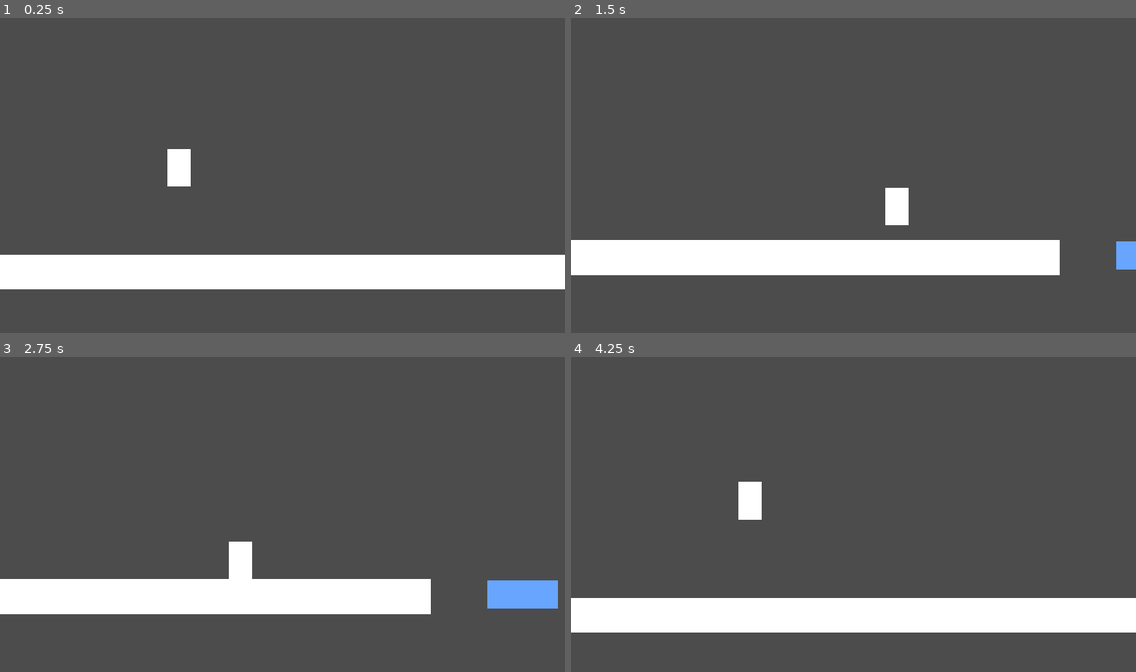
Above: before the commit, frames 1-4 (two rows, left to right).
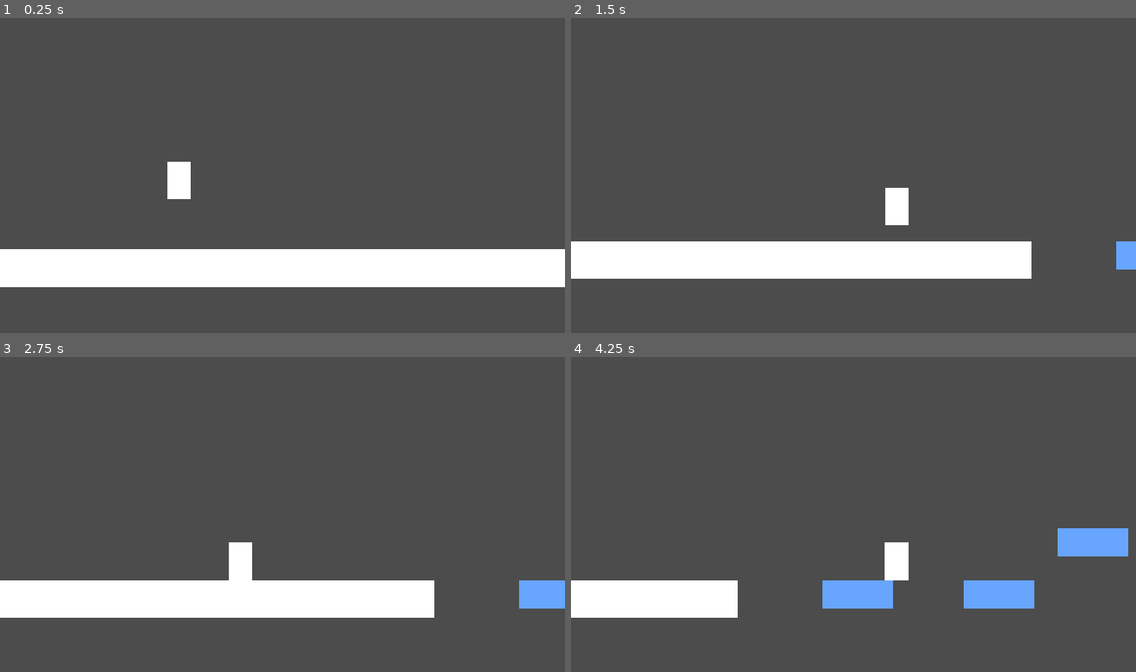
Above: after the commit, the same moments.

Repository: pigdevstudio/kitchen-tales
Game: Godot game, scene res://levels/Playground.tscn
The game is run twice, just before and just after one commit, with the same random seed, the same clock (stepped at 60 frames per second) and the same inputs.
Inputs:
- Up to frame 1 (0.25 s): no input
- Up to frame 2 (1.5 s): hold D (walk_right) from 0.53 s (still down); tap Shift (dash) at 0.6 s; tap Space (jump) at 0.77, 0.8, 1.07, 1.35 s
- Up to frame 3 (2.75 s): tap Space (jump) at 1.52, 1.82, 2.3 s; tap Shift (dash) at 1.55, 2.1 s; release D (walk_right) at 2.03 s; hold A (walk_left) from 2.03 s (still down)
- Up to frame 4 (4.25 s): release A (walk_left) at 2.78 s; hold D (walk_right) from 2.78 s (still down); tap Shift (dash) at 2.85 s; tap Space (jump) at 3.02, 3.32, 3.6, 3.77, 4.07 s

The runs differ from the first frame. In frame 1, 2.8% of the frame differs, in the area x 0-100%, y 41-87%; in frame 2, 1.8%; in frame 3, 1.9%; in frame 4, 14%, in the area x 0-100%, y 39-88%.

Commit message:
Fix gravity strength, dash behavior, add ability for directional walk/dash and improve PlatformPhysics (#14)
* Fix typo and add ability to enable or disable air-dash

* Update dash to prevent vertical movement when dashing

* Update gravity and jump strength and

* Add signals to communicate deplete and replenish of available jumps

Connect said signals to Dash to prevent the character from dashing if it doesn't have available jumps, i.e. character cannot dash after double jump

* Add ability to perform infinite jumps on Jump by setting max jumps to -1

* Fix Ground Geometry2D shape to snap to the 8px grid

* Fix Dash and Air-Dash not finishing when colliding with walls

* Add apply() to PlatformPhysics to allow proper polymorphism

* Add ability to enable or disable PlatformPhysics using a config bool

* Add ability to pass Vectors to Walk movement_direction

* Update Dash to have independent conditions check

Make the code more readable and allow for decoupled conditions, might be interesting in the future

* Update ActionBus.handle_walk to threat the input direction instead of filter it

Diff:
--- a/source/actors/ActionBus.gd
+++ b/source/actors/ActionBus.gd
@@ -45,17 +45,23 @@
 
 
 func handle_walk_action(event):
+	var direction = Vector2.ZERO
 	if event.is_action_pressed(walk_left):
-		emit_signal("walk_pressed", -1)
+		direction = Vector2.LEFT
 	elif event.is_action_pressed(walk_right):
-		emit_signal("walk_pressed", 1)
+		direction = Vector2.RIGHT
 	elif event.is_action_released(walk_left):
 		if not Input.is_action_pressed(walk_right):
-			emit_signal("walk_released")
+			direction = Vector2.ZERO
 		else:
-			emit_signal("walk_pressed", 1)
+			direction = Vector2.RIGHT
 	elif event.is_action_released(walk_right):
 		if not Input.is_action_pressed(walk_left):
-			emit_signal("walk_released")
+			direction = Vector2.ZERO
 		else:
-			emit_signal("walk_pressed", -1)
+			direction = Vector2.LEFT
+
+	if direction.length() > 0.0:
+		emit_signal("walk_pressed", direction)
+	else:
+		emit_signal("walk_released")
--- a/source/actors/Dash.gd
+++ b/source/actors/Dash.gd
@@ -1,21 +1,51 @@
 extends "res://actors/Walk.gd"
 
+signal started
 signal finished
 
 export (float) var distance = 300.0
+export (bool) var air_dash = true setget set_air_dash
 
 var initial_position = Vector2(0, 0)
 
+func _physics_process(delta):
+	apply()
 
-func _physics_process(delta):
-	if plaform_actor.is_on_floor():
-		if (initial_position.distance_to(plaform_actor.position)
-				> distance):
-			emit_signal("finished")
-			set_physics_process(false)
+
+func apply():
+	platform_actor.velocity.x = movement_direction.x * speed
+	platform_actor.velocity.y = movement_direction.y * speed
+
+	check_distance()
+	check_walls()
+
+
+func check_distance():
+	if (initial_position.distance_to(platform_actor.position)
+			> distance):
+		stop()
+
+
+func check_walls():
+	if platform_actor.is_on_wall():
+		stop()
+
+
+func stop():
+	emit_signal("finished")
+	set_physics_process(false)
 
 
 func set_physics_process(enable):
 	if enable:
-		initial_position = plaform_actor.position
+		if not platform_actor.is_on_floor() and not air_dash:
+			return
+		emit_signal("started")
+		initial_position = platform_actor.position
+	else:
+		emit_signal("finished")
 	.set_physics_process(enable)
+
+
+func set_air_dash(enabled):
+	air_dash = enabled
--- a/source/actors/Gravity.gd
+++ b/source/actors/Gravity.gd
@@ -4,6 +4,10 @@
 export (Vector2) var direction = Vector2.DOWN
 
 func _physics_process(delta):
-	if plaform_actor.is_on_floor():
+	apply()
+
+func apply():
+	var delta = get_physics_process_delta_time()
+	if platform_actor.is_on_floor():
 		return
-	plaform_actor.velocity += (direction * strength) * delta
+	platform_actor.velocity += (direction * strength) * delta
--- a/source/actors/Jump.gd
+++ b/source/actors/Jump.gd
@@ -1,5 +1,7 @@
 extends PlaformPhysics
 
+signal available_jumps_depleted
+signal available_jumps_replenished
 export (String) var action = "jump"
 
 export (float) var strength = 600.0
@@ -8,18 +10,23 @@
 
 
 func _physics_process(delta):
-	if plaform_actor.is_on_floor():
+	if platform_actor.is_on_floor():
 		_available_jumps = max_jumps
-		plaform_actor.snap_normal = Vector2.DOWN
+		platform_actor.snap_normal = Vector2.DOWN
+		emit_signal("available_jumps_replenished")
+		set_physics_process(false)
 
 
 func apply():
-	if _available_jumps > 0:
-		plaform_actor.velocity.y = -strength
+	if _available_jumps > 0 or max_jumps == -1:
+		platform_actor.velocity.y = -strength
 		_available_jumps -= 1
-		plaform_actor.snap_normal = Vector2.ZERO
+		platform_actor.snap_normal = Vector2.ZERO
+		set_physics_process(true)
+		if _available_jumps < 1 and max_jumps > -1:
+			emit_signal("available_jumps_depleted")
 
 
 func cancel():
-	if plaform_actor.velocity.y < 0.0:
-		plaform_actor.velocity.y = 0.0
+	if platform_actor.velocity.y < 0.0:
+		platform_actor.velocity.y = 0.0
--- a/source/actors/PlatformActor.tscn
+++ b/source/actors/PlatformActor.tscn
@@ -21,11 +21,11 @@
 
 [node name="Gravity" type="Node" parent="."]
 script = ExtResource( 3 )
-strength = 1800.0
+strength = 4000.0
 
 [node name="Jump" type="Node" parent="."]
 script = ExtResource( 4 )
-strength = 850.0
+strength = 1000.0
 
 [node name="ActionBus" type="Node" parent="."]
 script = ExtResource( 5 )
@@ -39,14 +39,16 @@
 speed = 2400.0
 distance = 400.0
 
+[connection signal="available_jumps_depleted" from="Jump" to="Dash" method="set_air_dash" binds= [ false ]]
+[connection signal="available_jumps_replenished" from="Jump" to="Dash" method="set_air_dash" binds= [ true ]]
+[connection signal="dash_pressed" from="ActionBus" to="Walk" method="set_physics_process" binds= [ false ]]
 [connection signal="dash_pressed" from="ActionBus" to="Dash" method="set_physics_process" binds= [ true ]]
-[connection signal="dash_pressed" from="ActionBus" to="Walk" method="set_physics_process" binds= [ false ]]
+[connection signal="dash_released" from="ActionBus" to="Walk" method="set_physics_process" binds= [ true ]]
 [connection signal="dash_released" from="ActionBus" to="Dash" method="set_physics_process" binds= [ false ]]
-[connection signal="dash_released" from="ActionBus" to="Walk" method="set_physics_process" binds= [ true ]]
 [connection signal="jump_pressed" from="ActionBus" to="Jump" method="apply"]
 [connection signal="jump_released" from="ActionBus" to="Jump" method="cancel"]
+[connection signal="walk_pressed" from="ActionBus" to="Walk" method="set_movement_direction"]
 [connection signal="walk_pressed" from="ActionBus" to="Dash" method="set_movement_direction"]
-[connection signal="walk_pressed" from="ActionBus" to="Walk" method="set_movement_direction"]
 [connection signal="walk_released" from="ActionBus" to="Walk" method="stop"]
 [connection signal="finished" from="Dash" to="Walk" method="set_physics_process" binds= [ true ]]
 [connection signal="ready" from="Dash" to="Dash" method="set_physics_process" binds= [ false ]]
--- a/source/actors/PlatformPhysics.gd
+++ b/source/actors/PlatformPhysics.gd
@@ -1,6 +1,15 @@
 class_name PlaformPhysics
 extends Node
 
-onready var plaform_actor = get_node(plaform_actor_path)
+onready var platform_actor = get_node(platform_actor_path)
 
-export (NodePath) var plaform_actor_path = ".."
+export (bool) var enabled = true setget set_enabled
+export (NodePath) var platform_actor_path = ".."
+
+
+func apply(): #virtual method
+	pass
+
+func set_enabled(enable):
+	enabled = enable
+	set_physics_process(enabled)
--- a/source/actors/Walk.gd
+++ b/source/actors/Walk.gd
@@ -1,10 +1,14 @@
 extends PlaformPhysics
 
 export (float) var speed = 400.0
-var movement_direction = 0 setget set_movement_direction
+var movement_direction = Vector2.ZERO setget set_movement_direction
 
 func _physics_process(delta):
-	plaform_actor.velocity.x = movement_direction * speed
+	apply()
+
+
+func apply():
+	platform_actor.velocity.x = movement_direction.x * speed
 
 
 func set_movement_direction(new_direction):
@@ -12,4 +16,4 @@
 
 
 func stop():
-	movement_direction = 0
+	movement_direction = Vector2.ZERO
--- a/source/levels/Playground.tscn
+++ b/source/levels/Playground.tscn
@@ -3,27 +3,26 @@
 [ext_resource path="res://utility/Geometry2D.gd" type="Script" id=1]
 [ext_resource path="res://actors/PlatformActor.tscn" type="PackedScene" id=2]
 
-[sub_resource type="GDScript" id=8]
+[sub_resource type="GDScript" id=1]
 script/source = "extends Node2D
 
 func _on_Void_body_entered(body):
 	get_tree().reload_current_scene()
 "
 
-[sub_resource type="RectangleShape2D" id=1]
-extents = Vector2( 1040, 59.2 )
+[sub_resource type="RectangleShape2D" id=2]
+extents = Vector2( 1040, 64 )
+
+[sub_resource type="RectangleShape2D" id=3]
+extents = Vector2( 608, 59.2 )
 
 [sub_resource type="RectangleShape2D" id=4]
-extents = Vector2( 608, 59.2 )
+extents = Vector2( 140, 90 )
 
 [sub_resource type="RectangleShape2D" id=5]
-extents = Vector2( 140, 90 )
-
-[sub_resource type="RectangleShape2D" id=2]
 extents = Vector2( 120, 47.9999 )
 
-[sub_resource type="Animation" id=3]
-resource_name = "vertical_movement"
+[sub_resource type="Animation" id=6]
 length = 4.0
 loop = true
 tracks/0/type = "value"
@@ -51,18 +50,16 @@
 [sub_resource type="LineShape2D" id=10]
 
 [node name="Playground" type="Node2D"]
-script = SubResource( 8 )
+script = SubResource( 1 )
 __meta__ = {
 "_edit_horizontal_guides_": [ 960.0, 1280.0 ]
 }
 
 [node name="Ground" type="StaticBody2D" parent="."]
-editor/display_folded = true
-position = Vector2( 0, 963.2 )
+position = Vector2( 880, 1024 )
 
 [node name="Geometry2D" type="CollisionShape2D" parent="Ground"]
-position = Vector2( 976, 52.8 )
-shape = SubResource( 1 )
+shape = SubResource( 2 )
 script = ExtResource( 1 )
 
 [node name="Ground2" type="StaticBody2D" parent="."]
@@ -70,23 +67,22 @@
 position = Vector2( 2028, 56 )
 
 [node name="Geometry2D" type="CollisionShape2D" parent="Ground2"]
+shape = SubResource( 3 )
+script = ExtResource( 1 )
+
+[node name="Ground3" type="StaticBody2D" parent="."]
+editor/display_folded = true
+position = Vector2( 1560, -88 )
+
+[node name="Geometry2D" type="CollisionShape2D" parent="Ground3"]
 shape = SubResource( 4 )
 script = ExtResource( 1 )
 
-[node name="Ground3" type="StaticBody2D" parent="."]
-editor/display_folded = true
-position = Vector2( 1560, -88 )
-
-[node name="Geometry2D" type="CollisionShape2D" parent="Ground3"]
-shape = SubResource( 5 )
-script = ExtResource( 1 )
-
 [node name="Platform" type="StaticBody2D" parent="."]
-editor/display_folded = true
 position = Vector2( 2328, 1008 )
 
 [node name="Geometry2D" type="CollisionShape2D" parent="Platform"]
-shape = SubResource( 2 )
+shape = SubResource( 5 )
 script = ExtResource( 1 )
 color = Color( 0.407843, 0.65098, 1, 1 )
 
@@ -104,16 +100,16 @@
 position = Vector2( 3128, 832 )
 
 [node name="Geometry2D" type="CollisionShape2D" parent="Platform3"]
-shape = SubResource( 2 )
+shape = SubResource( 5 )
 script = ExtResource( 1 )
 color = Color( 0.407843, 0.65098, 1, 1 )
 
 [node name="Platform5" type="StaticBody2D" parent="."]
 editor/display_folded = true
-position = Vector2( 120, -512 )
+position = Vector2( 520, -240 )
 
 [node name="Geometry2D" type="CollisionShape2D" parent="Platform5"]
-shape = SubResource( 2 )
+shape = SubResource( 5 )
 script = ExtResource( 1 )
 color = Color( 0.407843, 0.65098, 1, 1 )
 
@@ -163,7 +159,7 @@
 [node name="AnimationPlayer" type="AnimationPlayer" parent="MovingPlatform"]
 autoplay = "vertical_movement"
 playback_process_mode = 0
-anims/vertical_movement = SubResource( 3 )
+anims/vertical_movement = SubResource( 6 )
 
 [node name="Camera2D" type="Camera2D" parent="."]
 position = Vector2( 608, 672 )
--- a/source/project.godot
+++ b/source/project.godot
@@ -73,4 +73,5 @@
 
 [rendering]
 
+quality/2d/use_pixel_snap=true
 environment/default_environment="res://default_env.tres"
Not shown: 6 places in source/levels/Playground.tscn that only renumber resources
